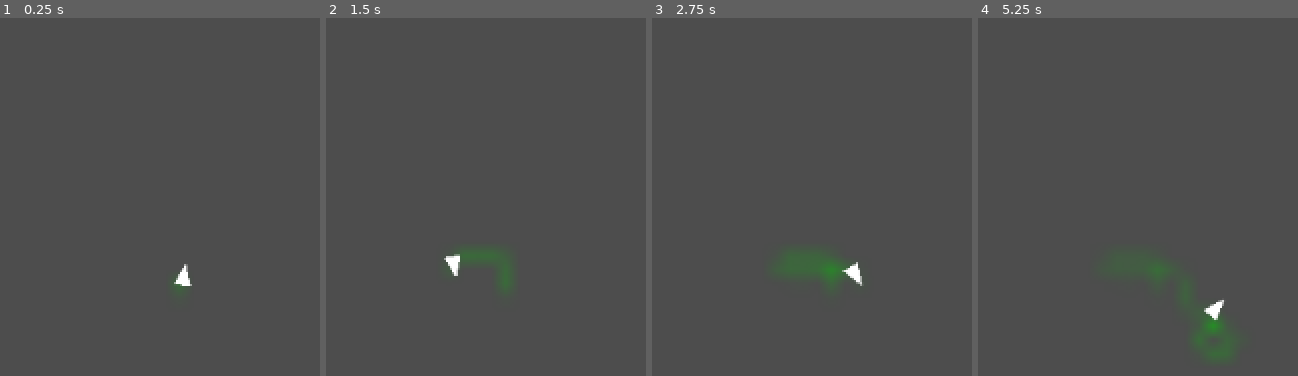
Above: before the commit, frames 1-4 (left to right).
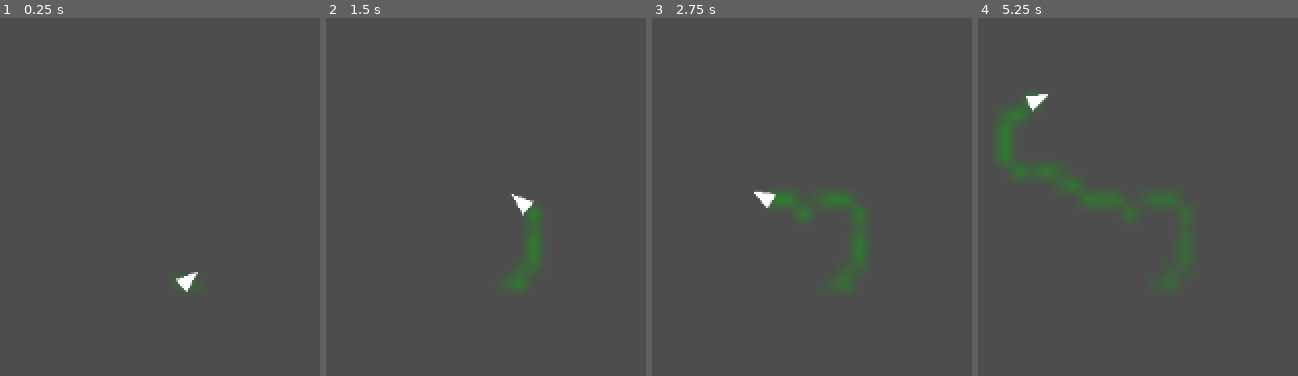
Above: after the commit, the same moments.

Repository: grantrichter04/ant-simulation
Game: Godot game, scene res://main.tscn
Same seed, same stepped clock (60 frames per second), same inputs: the game is played once before the commit and once after it.
Inputs:
- Up to frame 1 (0.25 s): no input
- Up to frame 2 (1.5 s): tap Enter at 0.5 s
- Up to frame 3 (2.75 s): tap Space at 2 s
- Up to frame 4 (5.25 s): tap Enter at 2.75 s

The runs differ from the first frame. In frame 1, 0.2% of the frame differs, in the area x 54-62%, y 68-77%; in frame 2, 1.1%; in frame 3, 1.8%; in frame 4, 2.4%, in the area x 6-79%, y 21-95%.

Commit message:
Add pheromone trail system - fixed ant calling based on distance

Diff:
--- a/ant-simulation/ant.gd
+++ b/ant-simulation/ant.gd
@@ -1,7 +1,10 @@
 extends Node2D
 
 var speed = 50.0
-var turn_speed = 30.0
+var turn_speed = 15.0
+var last_deposit = Vector2(500,300)
+var deposit_distance =5
+
 
 func _ready() -> void:
 	position = Vector2(500,300)
@@ -15,7 +18,9 @@
 		position.x = wrapf(position.x, 0, screen.x)
 		position.y = wrapf(position.y, 0, screen.y)
 
-		get_node("../PheromoneMap").deposit(position)
+		if position.distance_to(last_deposit) >=deposit_distance:
+			get_node("../PheromoneMap").deposit(position)
+			last_deposit = position
 
 
 
--- a/ant-simulation/pheromone_map.gd
+++ b/ant-simulation/pheromone_map.gd
@@ -1,14 +1,14 @@
 extends Node2D
 
 var cell_size = 10
-var decay_rate = 0.2
+var decay_rate = 0.1
 var grid = []
 var image = []
 var texture=[]
 var screen =[]
-var new_deposit_strength = 2
+var new_deposit_strength = 20
 var max_pheromone = 100
-
+var current_delta = 0.0
 
 # Called when the node enters the scene tree for the first time.
 func _ready() -> void:
@@ -34,12 +34,14 @@
 	cell_x = clamp(cell_x, 0, int(screen.x/cell_size)-1)
 	cell_y = clamp(cell_y, 0, int(screen.y/cell_size)-1)
 	grid[cell_y][cell_x]+=new_deposit_strength
+	#grid[cell_y][cell_x]+=new_deposit_strength*current_delta
 	grid[cell_y][cell_x]=clamp(grid[cell_y][cell_x],0,100)
 	image.set_pixel(cell_x,cell_y,Color(0, 0.8, 0, grid[cell_y][cell_x] / max_pheromone))
 	texture.update(image)
 
 # Called every frame. 'delta' is the elapsed time since the previous frame.
 func _process(delta: float) -> void:
+	current_delta = delta
 	queue_redraw()
 	for i in int(screen.y/cell_size):
 		for q in int(screen.x/cell_size):
